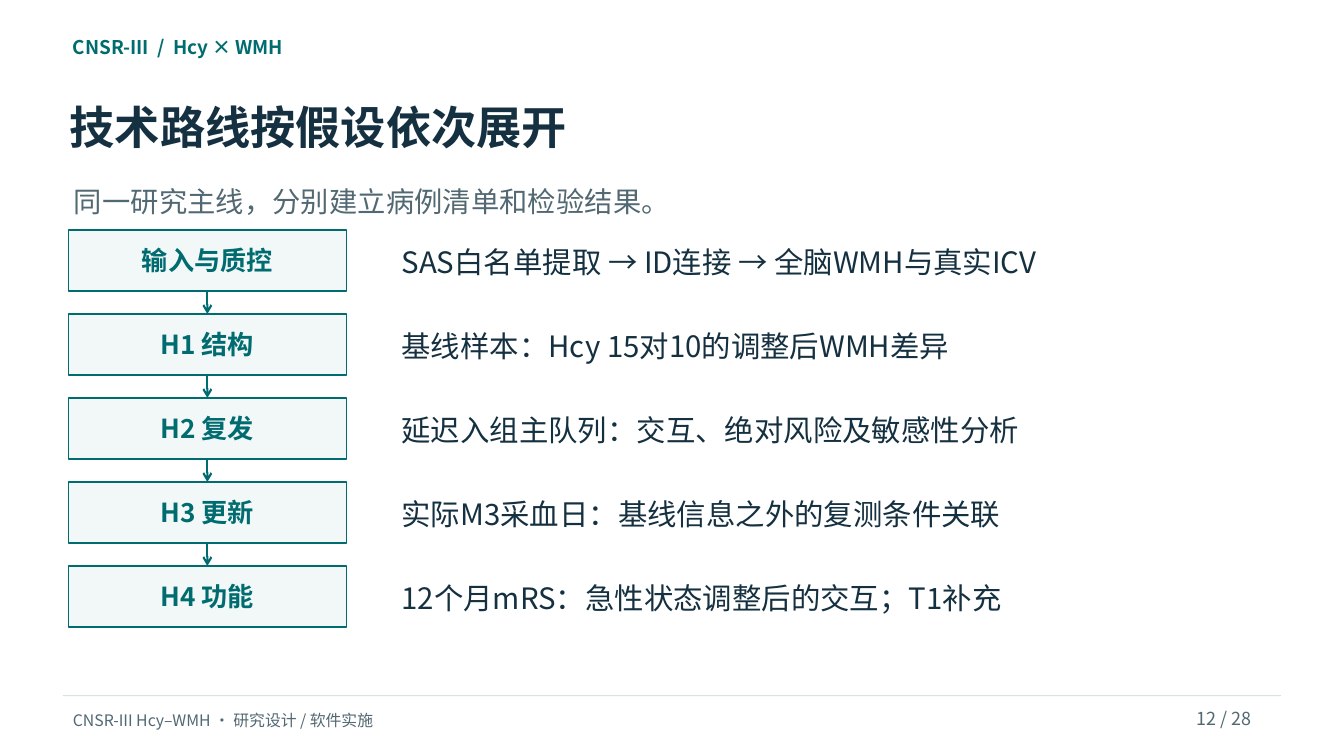
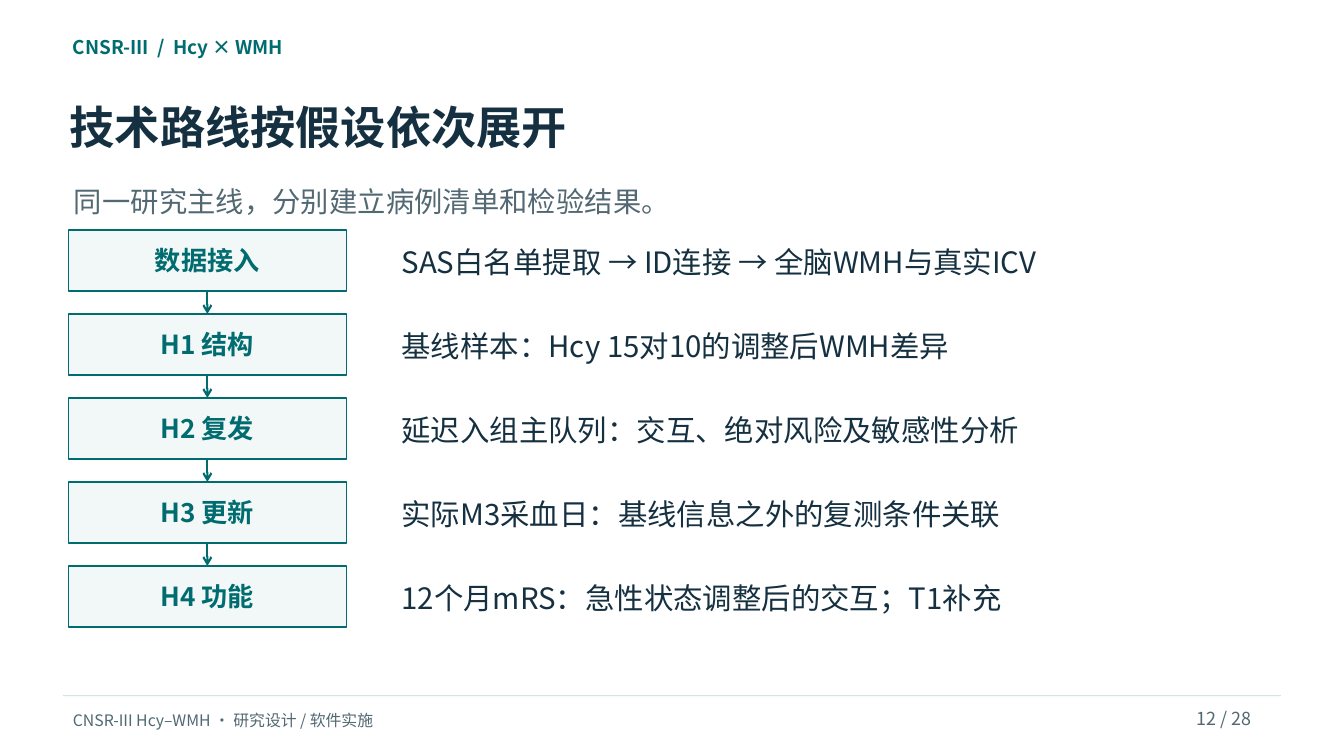
Before and after one commit to zhenzonglin/WMH, a slide deck: slide 12 of presentations/CNSRIII_Hcy_WMH_假设驱动统计方案_v2.pptx. Drawn at 1344x756 pixels with LibreOffice and Linux fonts; fonts in the diff are those of the drawing. Boxes give left, top, right and bottom in pixels: in the first picture for what was removed or moved away, otherwise in the second. Text is boxed around its words. In the diff, an @@ line names an element or a change of style, - is before the commit and + after.

```diff
--- a/presentations/CNSRIII_Hcy_WMH_假设驱动统计方案_v2.pptx
+++ b/presentations/CNSRIII_Hcy_WMH_假设驱动统计方案_v2.pptx
@@ text in rectangle at [155, 247, 260, 273]: text changed @@
-输入与质控
+数据接入
```
Also in this commit, not shown: 1 other slide changed, 17 other files.
